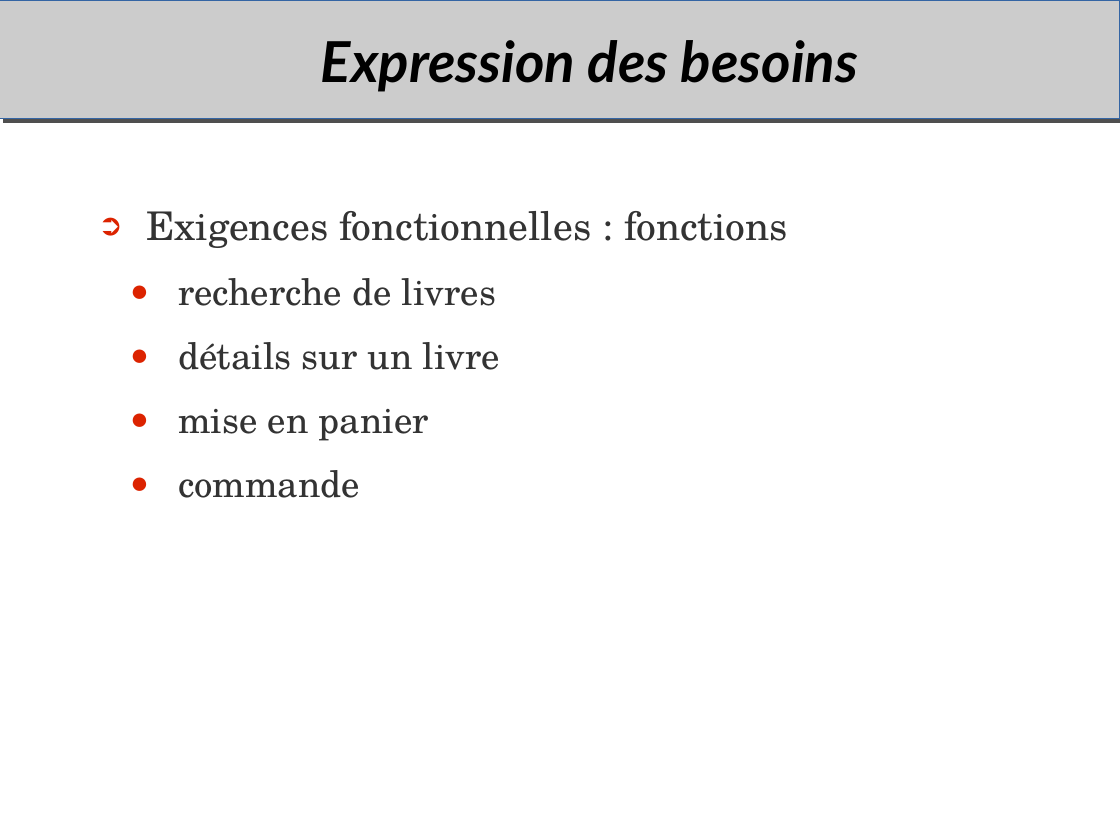
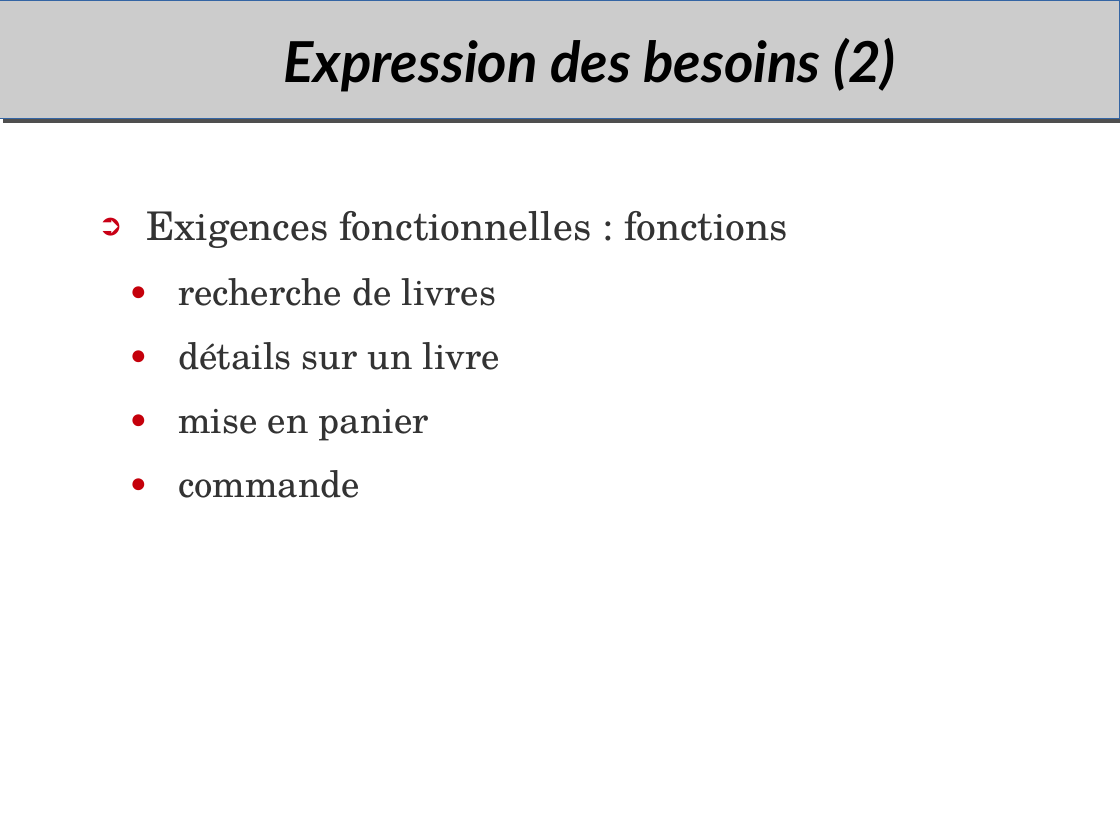
Before and after one commit to duanegris/texts, a slide deck: slide 22 of em-msi/it-s704/msi306-uml.odp (slide 19 before the commit). Drawn at 1120x840 pixels with LibreOffice and Linux fonts; fonts in the diff are those of the drawing; background and template pictures are left out. Boxes give left, top, right and bottom in pixels: in the first picture for what was removed or moved away, otherwise in the second. Text is boxed around its words. In the diff, an @@ line names an element or a change of style, - is before the commit and + after.

```diff
--- a/em-msi/it-s704/msi306-uml.odp
+++ b/em-msi/it-s704/msi306-uml.odp
@@ title at [283, 38, 896, 92]: text changed @@
-Expression des besoins
+Expression des besoins (2)
@@ text "Exigences fonctionnelles : fonctions" at [146, 211, 788, 498]: bullet colour #DC2300 to #C90016; bullet colour #DC2300 to #C5000B @@
```
Also in this commit, not shown: 28 other slides changed, 4 slides added, 2 slides removed.
